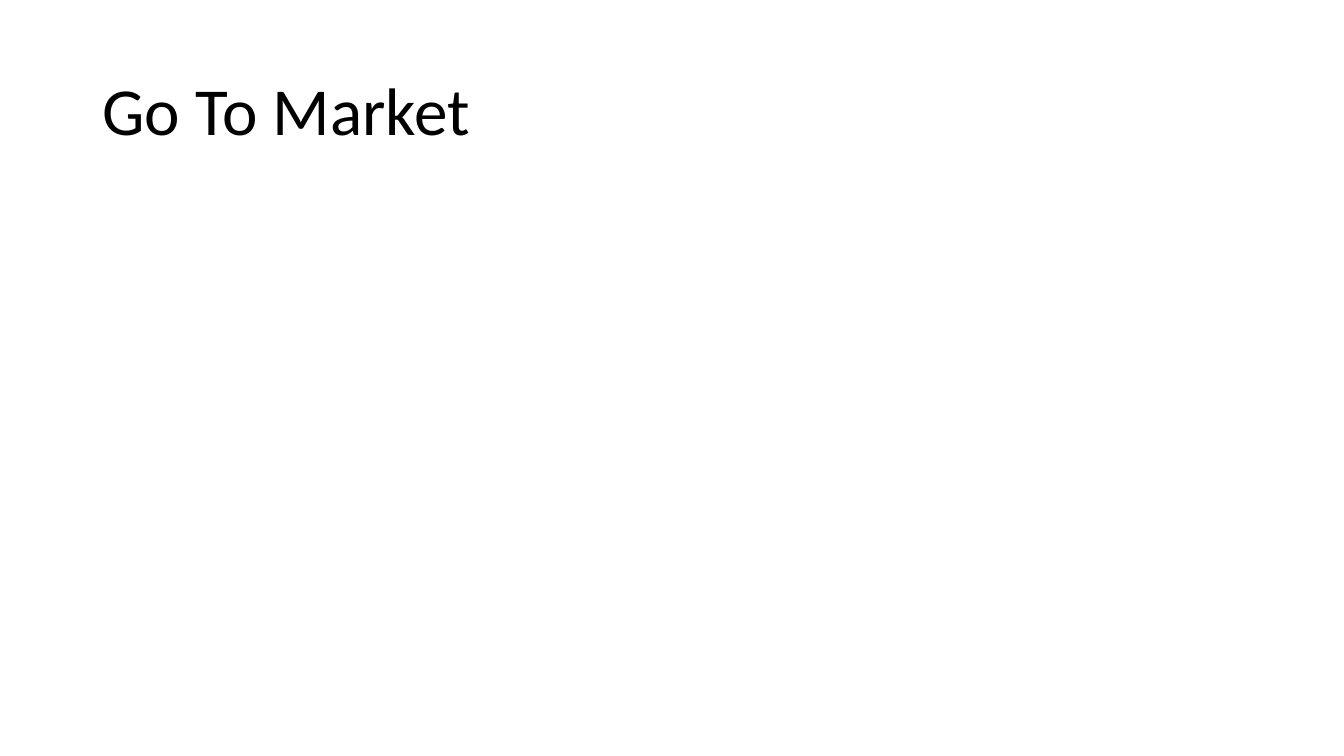
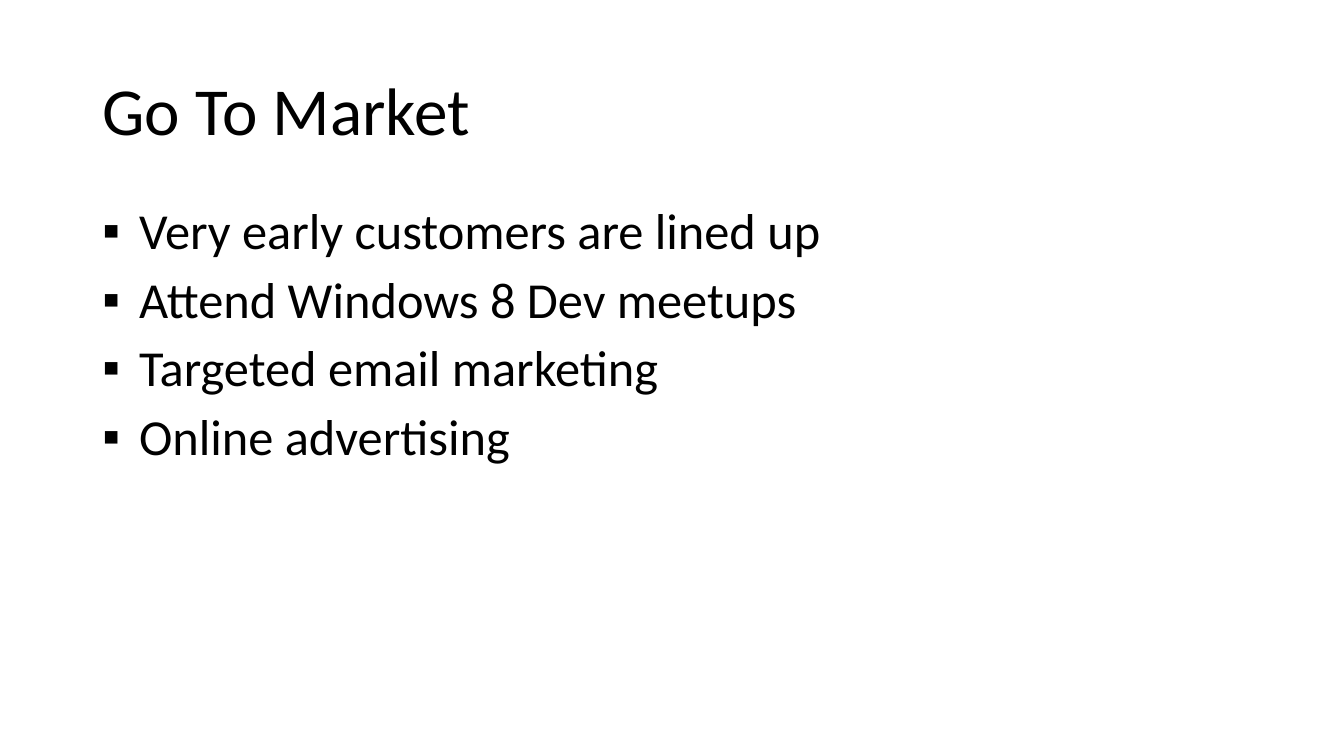
Before and after one commit to tarekayna/referengine, a slide deck: slide 7 of Documents/Investors/NWEN-FirstLook-2013-03.pptx. Drawn at 1344x756 pixels with LibreOffice and Linux fonts; fonts in the diff are those of the drawing. Boxes give left, top, right and bottom in pixels: in the first picture for what was removed or moved away, otherwise in the second. Text is boxed around its words. In the diff, an @@ line names an element or a change of style, - is before the commit and + after.

```diff
--- a/Documents/Investors/NWEN-FirstLook-2013-03.pptx
+++ b/Documents/Investors/NWEN-FirstLook-2013-03.pptx
@@ text added at <box>139,214,820,464</box>, 36 pt, text #000000 @@
+▪ Very early customers are lined up
+▪ Attend Windows 8 Dev meetups
+▪ Targeted email marketing
+▪ Online advertising
```
Also in this commit, not shown: 7 other slides changed.
